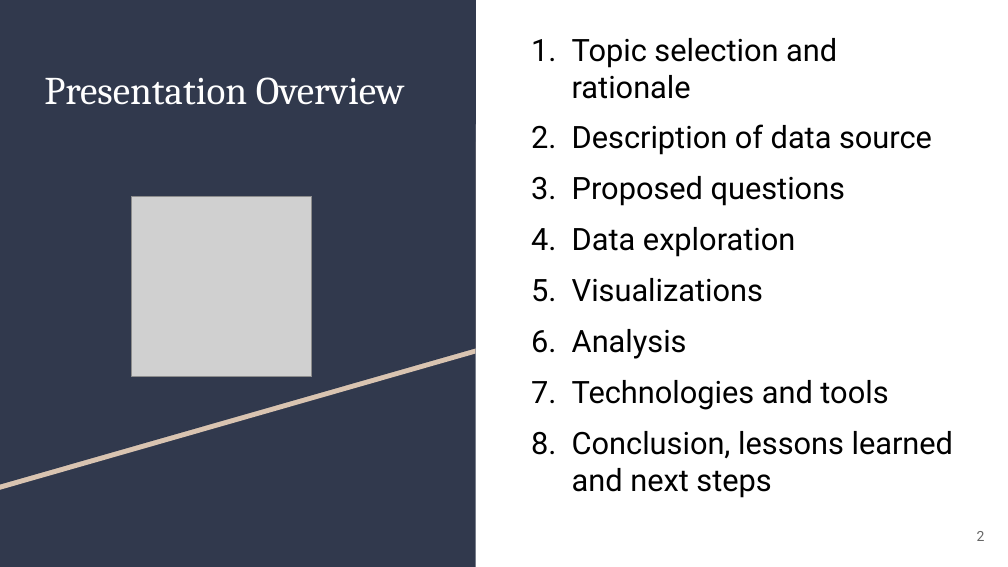
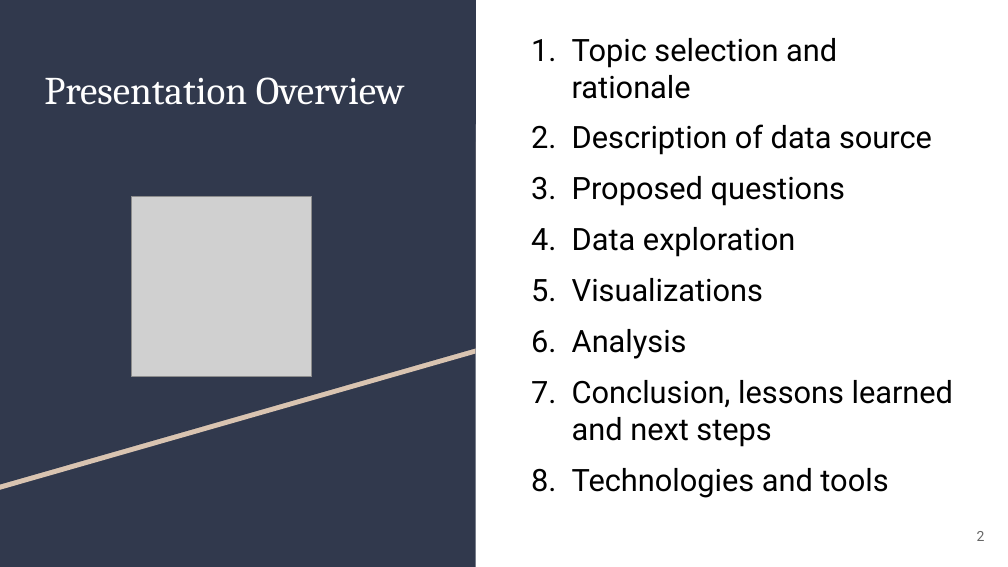
Before and after one commit to AaraniSivasekaram/Predictive_Modelling_Project, a slide deck: slide 2 of Vaccine Hesitancy Presentation.pptx. Drawn at 1008x567 pixels with LibreOffice and Linux fonts; fonts in the diff are those of the drawing; grey boxes stand for pictures. Boxes give left, top, right and bottom in pixels: in the first picture for what was removed or moved away, otherwise in the second. Text is boxed around its words. In the diff, an @@ line names an element or a change of style, - is before the commit and + after.

```diff
--- a/Vaccine Hesitancy Presentation.pptx
+++ b/Vaccine Hesitancy Presentation.pptx
@@ text at bbox=[572, 380, 954, 447]: paragraph added @@
+7. Conclusion, lessons learned and next steps
@@ text at bbox=[572, 431, 954, 498]: paragraph removed @@
-8. Conclusion, lessons learned and next steps
@@ text at bbox=[572, 468, 888, 498]: more space between paragraphs @@
```
Also in this commit, not shown: 5 other slides changed.
